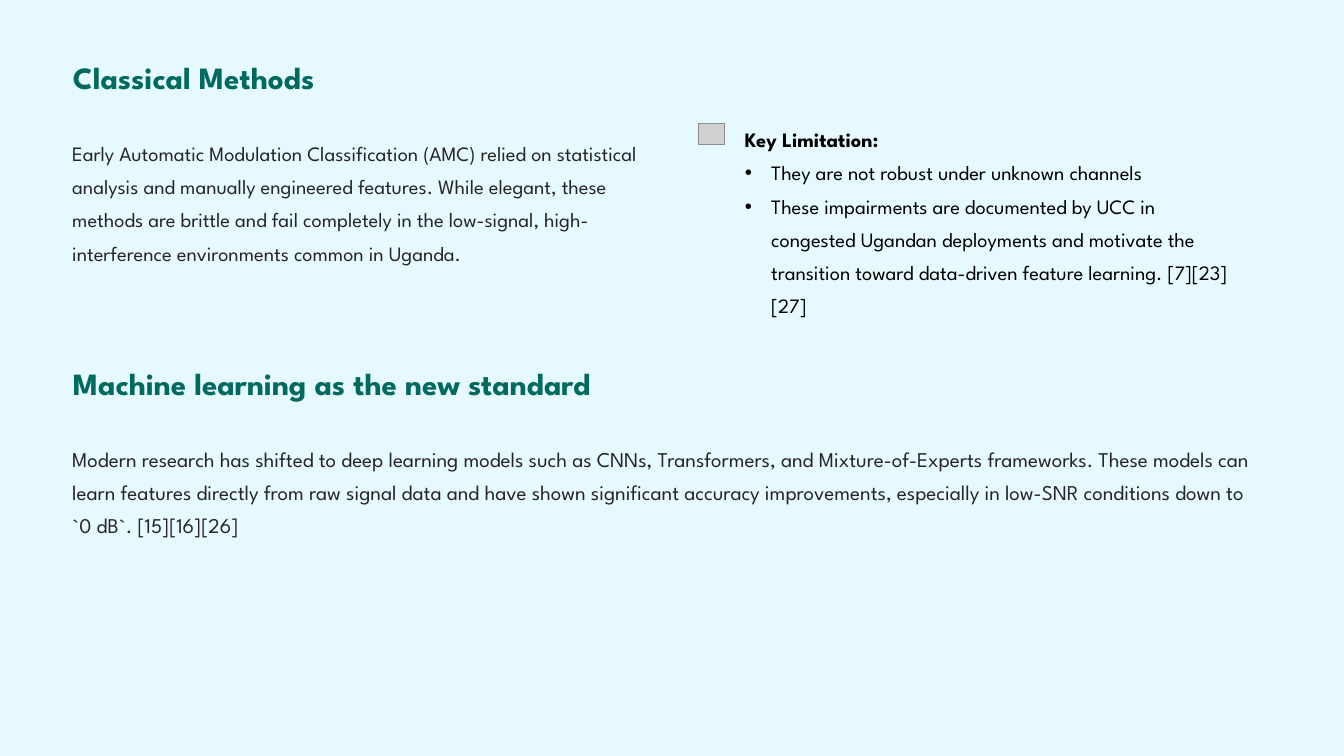
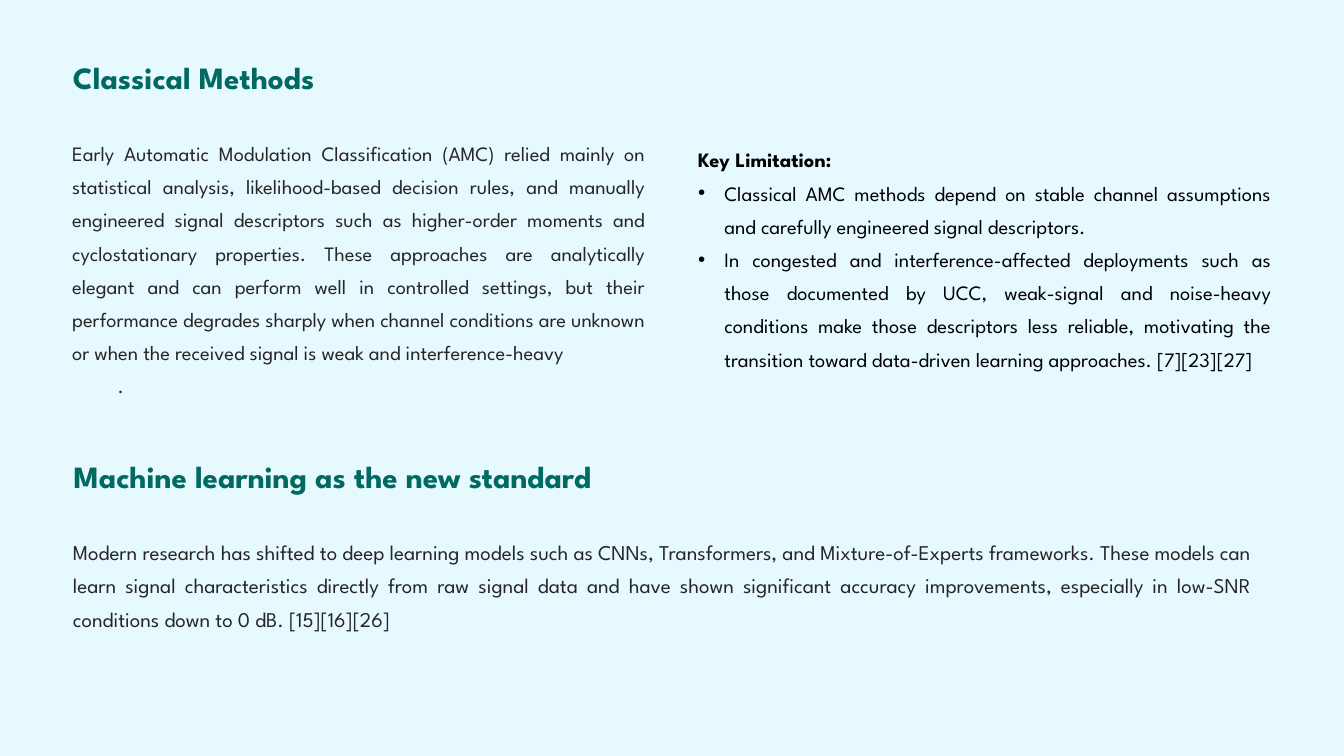
Before and after one commit to sharif-smj/Telecom-engineering-final-year-project, a slide deck: slide 12 of GSM Signal Denoising and Modulation Classification for Rural Uganda.pptx (slide 11 before the commit). Drawn at 1344x756 pixels with LibreOffice and Linux fonts; fonts in the diff are those of the drawing; grey boxes stand for pictures. Boxes give left, top, right and bottom in pixels: in the first picture for what was removed or moved away, otherwise in the second. Text is boxed around its words. In the diff, an @@ line names an element or a change of style, - is before the commit and + after.

```diff
--- a/GSM Signal Denoising and Modulation Classification for Rural Uganda.pptx
+++ b/GSM Signal Denoising and Modulation Classification for Rural Uganda.pptx
@@ text at <box>72,146,645,365</box>: text changed @@
-Early Automatic Modulation Classification (AMC) relied on statistical analysis and manually engineered features. While elegant, these methods are brittle and fail completely in the low-signal, high-interference environments common in Uganda.
+Early Automatic Modulation Classification (AMC) relied mainly on statistical analysis, likelihood-based decision rules, and manually engineered signal descriptors such as higher-order moments and cyclostationary properties. These approaches are analytically elegant and can perform well in controlled settings, but their performance degrades sharply when channel conditions are unknown or when the received signal is weak and interference-heavy
+.
@@ text "Key Limitation:": place and size @@
-text "Key Limitation:" at <box>745,133,1228,285</box>
+text "Key Limitation:" at <box>698,153,1271,372</box>
@@ picture removed at <box>698,123,724,144</box> @@
@@ text at <box>698,153,831,172</box>: alignment left to justified @@
@@ text at <box>724,187,1271,372</box>: text changed @@
-• They are not robust under unknown channels
-• These impairments are documented by UCC in congested Ugandan deployments and motivate the transition toward data-driven feature learning. [7][23][27]
+• Classical AMC methods depend on stable channel assumptions and carefully engineered signal descriptors.
+• In congested and interference-affected deployments such as those documented by UCC, weak-signal and noise-heavy conditions make those descriptors less reliable, motivating the transition toward data-driven learning approaches. [7][23][27]
@@ text "Machine learning as the new ...": place and size @@
-text "Machine learning as the new ..." at <box>73,373,590,402</box>
+text "Machine learning as the new ..." at <box>74,466,591,495</box>
@@ text at <box>73,545,1250,632</box>: text changed @@
-Modern research has shifted to deep learning models such as CNNs, Transformers, and Mixture-of-Experts frameworks. These models can learn features directly from raw signal data and have shown significant accuracy improvements, especially in low-SNR conditions down to `0 dB`. [15][16][26]
+Modern research has shifted to deep learning models such as CNNs, Transformers, and Mixture-of-Experts frameworks. These models can learn signal characteristics directly from raw signal data and have shown significant accuracy improvements, especially in low-SNR conditions down to 0 dB. [15][16][26]
```
Also in this commit, not shown: 14 other slides changed, 1 slide added, 2 other files.
